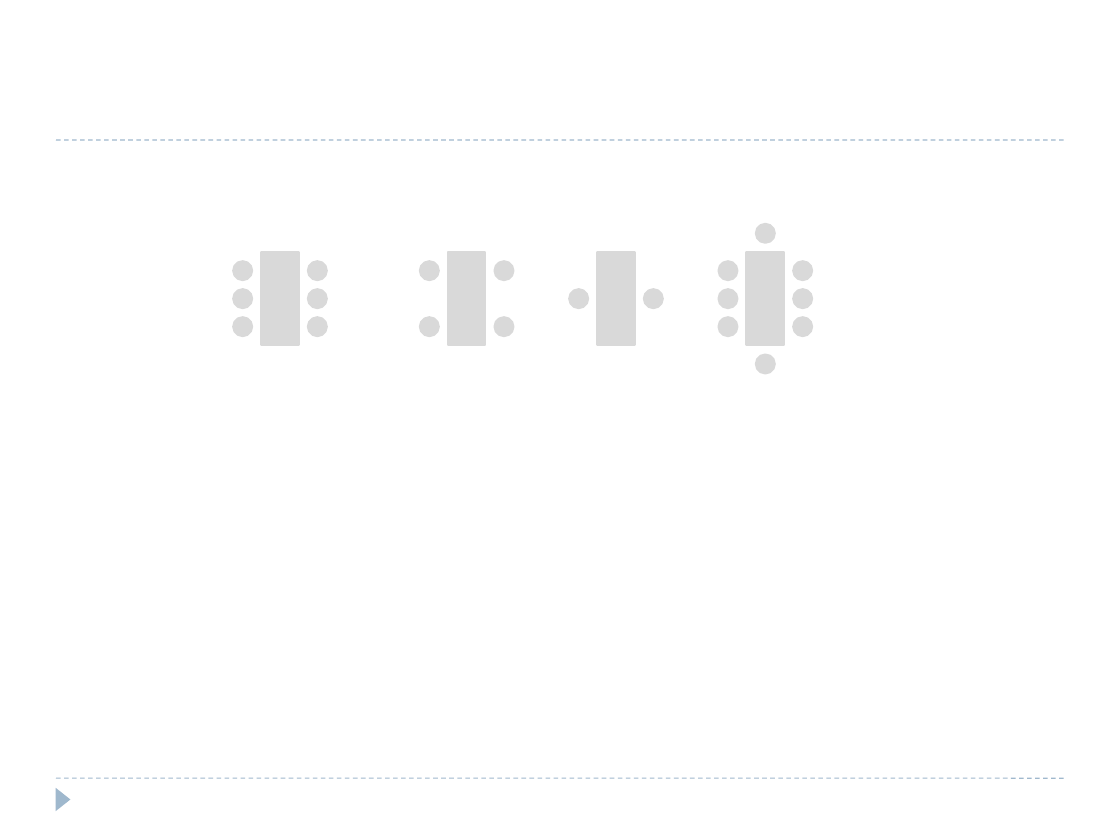
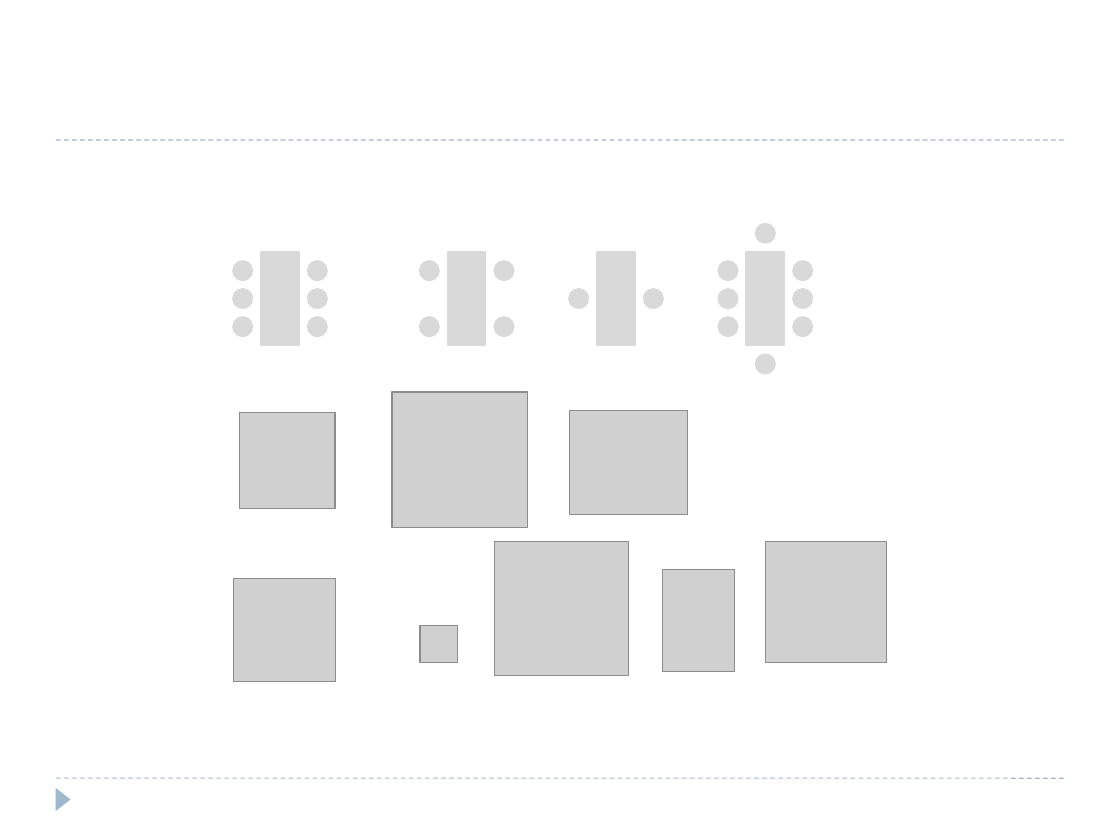
Before and after one commit to sala223/DelicacyFusion, a slide deck: slide 21 of modules/android/android-client/doc/Overview.pptx (slide 8 before the commit). Drawn at 1120x840 pixels with LibreOffice and Linux fonts; fonts in the diff are those of the drawing; grey boxes stand for pictures. Boxes give left, top, right and bottom in pixels: in the first picture for what was removed or moved away, otherwise in the second. Text is boxed around its words. In the diff, an @@ line names an element or a change of style, - is before the commit and + after.

```diff
--- a/modules/android/android-client/doc/Overview.pptx
+++ b/modules/android/android-client/doc/Overview.pptx
@@ picture added at bbox=[240, 413, 335, 508] @@
@@ picture added at bbox=[392, 392, 528, 528] @@
@@ picture added at bbox=[569, 411, 687, 515] @@
@@ picture added at bbox=[495, 541, 628, 675] @@
@@ picture added at bbox=[663, 569, 735, 672] @@
@@ picture added at bbox=[765, 541, 886, 662] @@
@@ picture added at bbox=[233, 579, 336, 682] @@
@@ picture added at bbox=[420, 625, 457, 662] @@
```
Also in this commit, not shown: 3 other slides changed, 16 slides added, 1 slide removed, 10 other files.
